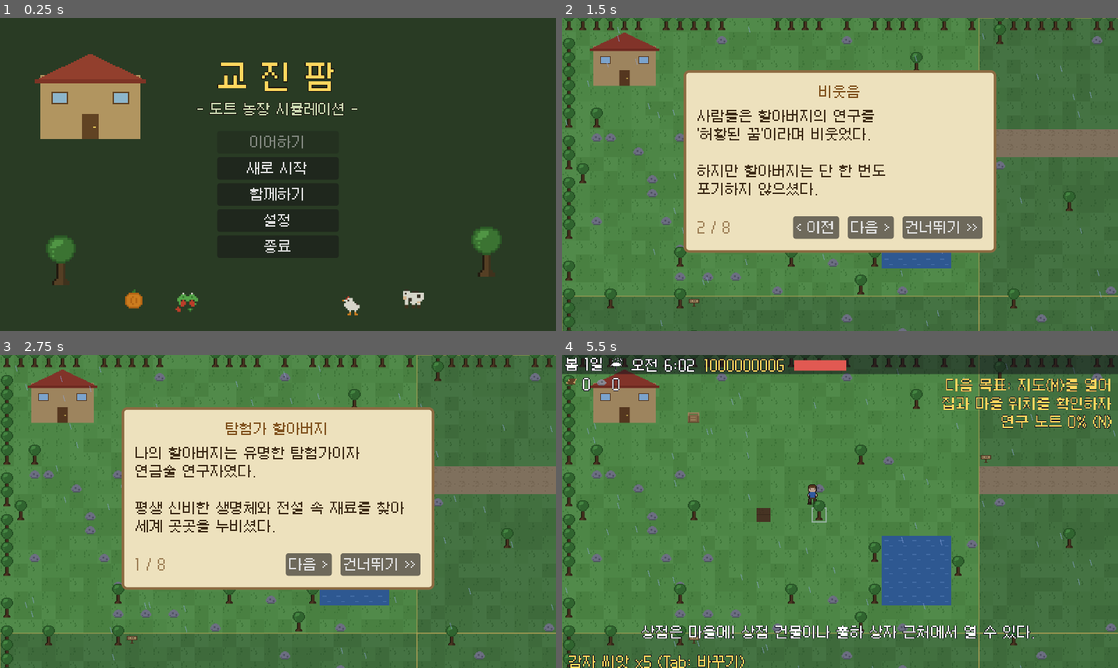
Above: before the commit, frames 1-4 (two rows, left to right).
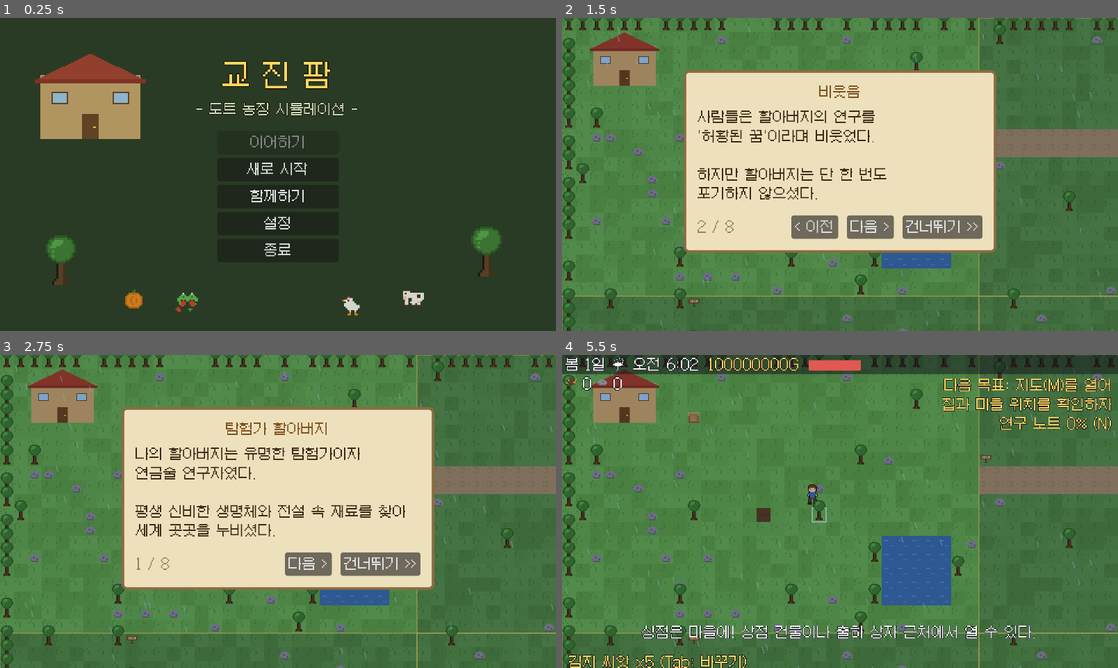
Above: after the commit, the same moments.

Repository: kyojin00/kyojingame
Game: Godot game, scene res://scenes/title.tscn
Same seed, same stepped clock (60 frames per second), same inputs: the game is played once before the commit and once after it.
Inputs (mouse positions are in pixels of both pictures, inside the frame that each line leads up to):
- Up to frame 1 (0.25 s): no input
- Up to frame 2 (1.5 s): click "새로 시작" at 0.5 s; click "다음 >" at 1.25 s
- Up to frame 3 (2.75 s): click "< 이전" at 2 s
- Up to frame 4 (5.5 s): click "건너뛰기 >>" at 2.75 s; click "시작하기" at 3.5 s; tap Enter at 4.25 s; move the mouse to (962, 495) at 4.27 s; hold D (move_right) 4.28-5.03 s; hold Tab (cycle_seed) 4.28-5.03 s; click (962, 495) at 4.42 s; tap B (open_shop) at 4.52, 5.27 s; move the mouse to (728, 527) at 5.02 s; hold S (move_down) from 5.03 s (still down); tap E (interact) at 5.1 s

The runs differ from the first frame. In frame 1, 1.7% of the frame differs, in the area x 35-65%, y 13-77%; in frame 2, 2.8%; in frame 3, 3.0%; in frame 4, 4.9%, in the area x 0-99%, y 0-100%.

Commit message:
폰트 해상도 업: Galmuri9 → Galmuri11 (11px, 획 구분 개선)
Co-Authored-By: Claude Fable 5 <noreply@anthropic.com>
Claude-Session: https://claude.ai/code/session_01G16d56kTH5eNwk3gstTUwt

Diff:
--- a/game/project.godot
+++ b/game/project.godot
@@ -29,8 +29,8 @@
 
 [gui]
 
-theme/custom_font="res://assets/fonts/Galmuri9.ttf"
-theme/default_font_size=9
+theme/custom_font="res://assets/fonts/Galmuri11.ttf"
+theme/default_font_size=11
 
 [input]
 
--- a/game/scripts/cave_ui.gd
+++ b/game/scripts/cave_ui.gd
@@ -371,9 +371,9 @@
 
 
 func _cave_label(center: Vector2, text: String) -> void:
-	var w: float = main.UI_FONT.get_string_size(text, HORIZONTAL_ALIGNMENT_LEFT, -1, 9).x
+	var w: float = main.UI_FONT.get_string_size(text, HORIZONTAL_ALIGNMENT_LEFT, -1, 11).x
 	var p := Vector2(center.x - w / 2.0, center.y)
-	canvas.draw_string_outline(main.UI_FONT, p, text, HORIZONTAL_ALIGNMENT_LEFT, -1, 9, 2,
+	canvas.draw_string_outline(main.UI_FONT, p, text, HORIZONTAL_ALIGNMENT_LEFT, -1, 11, 2,
 		Color(0.05, 0.04, 0.08))
-	canvas.draw_string(main.UI_FONT, p, text, HORIZONTAL_ALIGNMENT_LEFT, -1, 9,
+	canvas.draw_string(main.UI_FONT, p, text, HORIZONTAL_ALIGNMENT_LEFT, -1, 11,
 		Color(0.95, 0.92, 0.85))
--- a/game/scripts/interior_ui.gd
+++ b/game/scripts/interior_ui.gd
@@ -357,11 +357,11 @@
 
 
 func _draw_center_text(text: String, ty: float) -> void:
-	var w: float = main.UI_FONT.get_string_size(text, HORIZONTAL_ALIGNMENT_LEFT, -1, 9).x
+	var w: float = main.UI_FONT.get_string_size(text, HORIZONTAL_ALIGNMENT_LEFT, -1, 11).x
 	canvas.draw_string_outline(main.UI_FONT, Vector2(320 - w / 2.0, ty), text,
-		HORIZONTAL_ALIGNMENT_LEFT, -1, 9, 2, Color(0.05, 0.04, 0.08))
+		HORIZONTAL_ALIGNMENT_LEFT, -1, 11, 2, Color(0.05, 0.04, 0.08))
 	canvas.draw_string(main.UI_FONT, Vector2(320 - w / 2.0, ty), text,
-		HORIZONTAL_ALIGNMENT_LEFT, -1, 9, Color(0.95, 0.92, 0.85))
+		HORIZONTAL_ALIGNMENT_LEFT, -1, 11, Color(0.95, 0.92, 0.85))
 
 
 func _draw_deco_ui() -> void:
@@ -382,14 +382,14 @@
 	canvas.draw_rect(Rect2(px - 4, py - 14, 84, GameData.FURNITURE_IDS.size() * 18.0 + 20),
 		Color(0.05, 0.04, 0.08, 0.75))
 	canvas.draw_string(main.UI_FONT, Vector2(px, py), "[가구 구입]",
-		HORIZONTAL_ALIGNMENT_LEFT, -1, 9, Color(1, 0.84, 0.37))
+		HORIZONTAL_ALIGNMENT_LEFT, -1, 11, Color(1, 0.84, 0.37))
 	for i in GameData.FURNITURE_IDS.size():
 		var id: String = GameData.FURNITURE_IDS[i]
 		var def: Dictionary = GameData.FURNITURE[id]
 		py += 18.0
 		canvas.draw_string(main.UI_FONT, Vector2(px, py),
 			"%d %s %dG" % [i + 1, def.name, int(def.price)],
-			HORIZONTAL_ALIGNMENT_LEFT, -1, 9, Color(0.92, 0.9, 0.95))
+			HORIZONTAL_ALIGNMENT_LEFT, -1, 11, Color(0.92, 0.9, 0.95))
 
 
 func _draw_furniture(f: Dictionary) -> void:
--- a/game/scripts/main.gd
+++ b/game/scripts/main.gd
@@ -2135,11 +2135,11 @@
 		return
 	var text: String = hint[0]
 	var base: Vector2 = hint[1]
-	var w := UI_FONT.get_string_size(text, HORIZONTAL_ALIGNMENT_LEFT, -1, 9).x
+	var w := UI_FONT.get_string_size(text, HORIZONTAL_ALIGNMENT_LEFT, -1, 11).x
 	var pos := Vector2(base.x - w / 2.0, base.y)
-	overlay.draw_string_outline(UI_FONT, pos, text, HORIZONTAL_ALIGNMENT_LEFT, -1, 9, 2,
+	overlay.draw_string_outline(UI_FONT, pos, text, HORIZONTAL_ALIGNMENT_LEFT, -1, 11, 2,
 		Color(0.08, 0.06, 0.12, 0.9))
-	overlay.draw_string(UI_FONT, pos, text, HORIZONTAL_ALIGNMENT_LEFT, -1, 9, Color(1, 1, 0.9))
+	overlay.draw_string(UI_FONT, pos, text, HORIZONTAL_ALIGNMENT_LEFT, -1, 11, Color(1, 1, 0.9))
 
 
 func _draw_weather() -> void:
--- a/game/scripts/map_ui.gd
+++ b/game/scripts/map_ui.gd
@@ -124,14 +124,14 @@
 
 	# 안내
 	var guide := "M 또는 ESC: 닫기"
-	var w: float = main.UI_FONT.get_string_size(guide, HORIZONTAL_ALIGNMENT_LEFT, -1, 9).x
+	var w: float = main.UI_FONT.get_string_size(guide, HORIZONTAL_ALIGNMENT_LEFT, -1, 11).x
 	canvas.draw_string(main.UI_FONT, Vector2(320 - w / 2.0, 350), guide,
-		HORIZONTAL_ALIGNMENT_LEFT, -1, 9, Color(0.7, 0.68, 0.8))
+		HORIZONTAL_ALIGNMENT_LEFT, -1, 11, Color(0.7, 0.68, 0.8))
 
 
 func _label(pos: Vector2, text: String) -> void:
-	var w: float = main.UI_FONT.get_string_size(text, HORIZONTAL_ALIGNMENT_LEFT, -1, 9).x
+	var w: float = main.UI_FONT.get_string_size(text, HORIZONTAL_ALIGNMENT_LEFT, -1, 11).x
 	var p := Vector2(pos.x - w / 2.0, pos.y)
-	canvas.draw_string_outline(main.UI_FONT, p, text, HORIZONTAL_ALIGNMENT_LEFT, -1, 9, 2,
+	canvas.draw_string_outline(main.UI_FONT, p, text, HORIZONTAL_ALIGNMENT_LEFT, -1, 11, 2,
 		Color(0.05, 0.04, 0.08))
-	canvas.draw_string(main.UI_FONT, p, text, HORIZONTAL_ALIGNMENT_LEFT, -1, 9, Color(1, 0.92, 0.7))
+	canvas.draw_string(main.UI_FONT, p, text, HORIZONTAL_ALIGNMENT_LEFT, -1, 11, Color(1, 0.92, 0.7))
--- a/game/scripts/title.gd
+++ b/game/scripts/title.gd
@@ -41,7 +41,7 @@
 	# 타이틀
 	var title := Label.new()
 	title.text = "교 진 팜"
-	title.add_theme_font_size_override("font_size", 36)
+	title.add_theme_font_size_override("font_size", 33)
 	title.add_theme_color_override("font_color", Color("ffd75e"))
 	title.add_theme_color_override("font_outline_color", Color(0.1, 0.07, 0.05))
 	title.add_theme_constant_override("outline_size", 3)
Binary file added: game/assets/fonts/Galmuri11.ttf
Not shown, added: game/assets/fonts/Galmuri11.ttf.import
Not shown, changed: README.md
